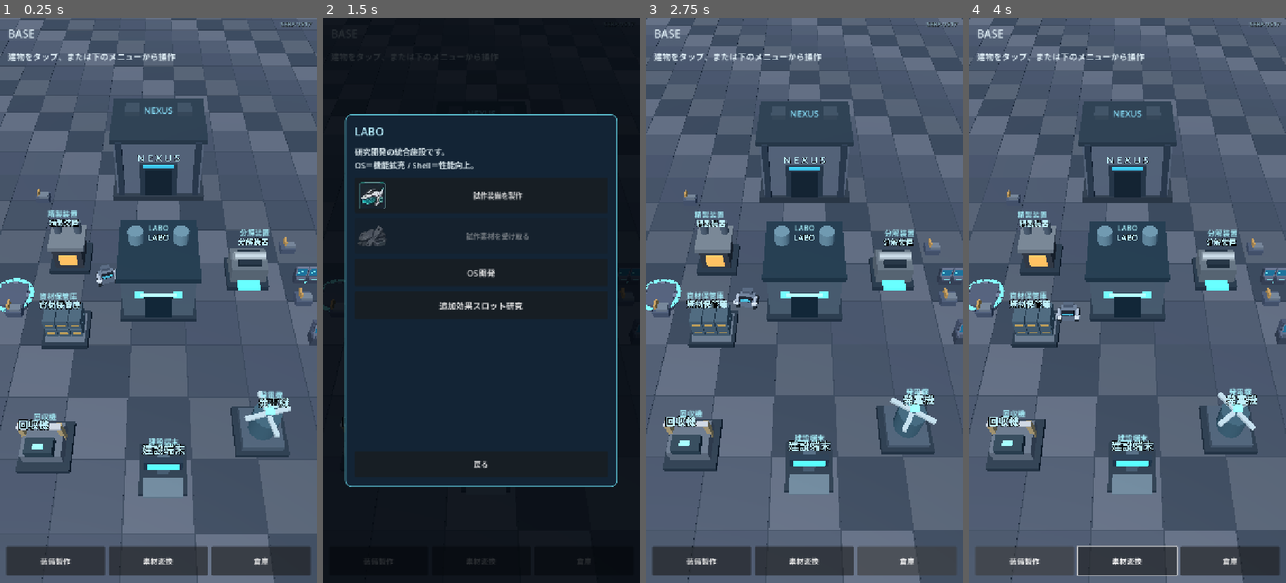
Above: before the commit, frames 1-4 (left to right).
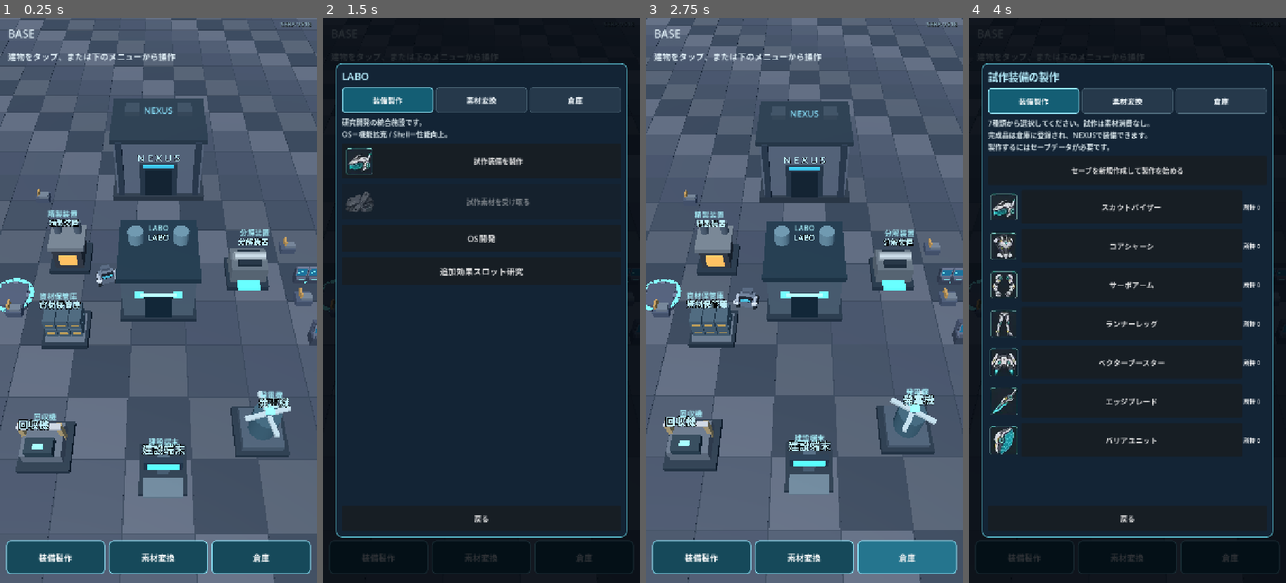
Above: after the commit, the same moments.

Repository: shejklgaia-png/-
Game: Godot game, scene res://scenes/base_exploration.tscn
Two runs of this game, one before a commit and one after it. Both use one fixed random seed, a clock stepped at 60 frames per second and the inputs below.
Inputs (mouse positions are in pixels of both pictures, inside the frame that each line leads up to):
- Up to frame 1 (0.25 s): no input
- Up to frame 2 (1.5 s): click "装備製作" at 0.5 s; click "素材変換" at 1.25 s
- Up to frame 3 (2.75 s): click "倉庫" at 2 s
- Up to frame 4 (4 s): tap Enter at 2.75 s; move the mouse to (1197, 272) at 2.77 s; hold Right (ui_right) 2.78-3.5 s; tap G at 2.85 s; click (1197, 272) at 2.92 s; tap Space at 3.02 s; click "装備製作" at 3.5 s

The runs differ from the first frame. In frame 1, 5.8% of the frame differs, in the area x 1-99%, y 0-99%; in frame 2, 16%; in frame 3, 5.8%; in frame 4, 97%, in the area x 0-100%, y 0-100%.

Commit message:
SERA v518: make facility actions and section navigation consistently visible (#445)
* test: define v518 portrait-visible facility navigation before implementation

* fix: v518 persistent visible LABO/material/warehouse navigation and accessible actions

Diff:
--- a/project.godot
+++ b/project.godot
@@ -14,7 +14,7 @@
 
 [application]
 
-config/name="SERA v517"
+config/name="SERA v518"
 quit_on_go_back=false
 run/main_scene="res://scenes/base_exploration.tscn"
 config/features=PackedStringArray("4.7", "GL Compatibility")
--- a/scripts/base_exploration.gd
+++ b/scripts/base_exploration.gd
@@ -394,6 +394,8 @@
     hud.mouse_filter = Control.MOUSE_FILTER_IGNORE
     layer.add_child(hud)
     hud.set_anchors_and_offsets_preset(Control.PRESET_FULL_RECT)
+    # CanvasLayer is not a Control: size explicitly from the real viewport.
+    hud.size = get_viewport().get_visible_rect().size
     hud_title = _label(hud, "BASE", 25)
     hint = _label(hud, "建物をタップ、または下のメニューから操作", 19)
     nexus_tag = _label(hud, "NEXUS", 20)
@@ -402,6 +404,7 @@
     quick_bar = HBoxContainer.new()
     quick_bar.name = "BaseQuickActions"
     quick_bar.add_theme_constant_override("separation", 8)
+    quick_bar.mouse_filter = Control.MOUSE_FILTER_STOP
     hud.add_child(quick_bar)
     for entry in [
         {"name": "QuickCraft", "title": "装備製作", "target": "craft"},
@@ -412,8 +415,19 @@
         button.name = str(entry["name"])
         button.text = str(entry["title"])
         button.size_flags_horizontal = Control.SIZE_EXPAND_FILL
-        button.custom_minimum_size.y = 64.0
-        button.add_theme_font_size_override("font_size", 17)
+        button.custom_minimum_size.y = 70.0
+        button.add_theme_font_size_override("font_size", 19)
+        button.add_theme_color_override("font_color", Color.WHITE)
+        var normal := StyleBoxFlat.new()
+        normal.bg_color = Color("#16495a")
+        normal.border_color = Color("#8eeaff")
+        normal.set_border_width_all(2)
+        normal.set_corner_radius_all(10)
+        button.add_theme_stylebox_override("normal", normal)
+        var hover: StyleBoxFlat = normal.duplicate()
+        hover.bg_color = Color("#25758e")
+        button.add_theme_stylebox_override("hover", hover)
+        button.add_theme_stylebox_override("pressed", hover)
         button.pressed.connect(_quick_open.bind(str(entry["target"])))
         quick_bar.add_child(button)
     stick_outer = _panel(hud, "MoveStickOuter")
@@ -434,8 +448,8 @@
     hint.position = Vector2(18, 72)
     hint.size = Vector2(view.x - 36, 38)
     hint.add_theme_font_size_override("font_size", 16 if view.x < 600.0 else 19)
-    quick_bar.position = Vector2(14.0, maxf(150.0, view.y - 83.0))
-    quick_bar.size = Vector2(maxf(220.0, view.x - 28.0), 66.0)
+    quick_bar.position = Vector2(14.0, maxf(150.0, view.y - 96.0))
+    quick_bar.size = Vector2(maxf(220.0, view.x - 28.0), 76.0)
     stick_outer.position = Vector2(view.x - 180, view.y - 194)
     stick_outer.size = Vector2(164, 164)
     stick_knob.size = Vector2(72, 72)
@@ -457,14 +471,8 @@
 func _quick_open(target: String) -> void:
     if scene_changing or facility_system == null:
         return
-    match target:
-        "craft":
-            facility_system.call("open_facility", "LABO")
-            facility_system.call("_show_prototype_catalog")
-        "materials":
-            facility_system.call("open_facility", "SMELTER")
-        "warehouse":
-            facility_system.call("open_facility", "STORAGE")
+    # A single entry point for both the base shortcuts and in-modal tabs.
+    facility_system.call("_switch_section", target)
 
 
 func _quick_bar_hit(point: Vector2) -> bool:
--- a/scripts/base_facility_system.gd
+++ b/scripts/base_facility_system.gd
@@ -28,6 +28,8 @@
 var modal_title: Label
 var modal_body: Label
 var modal_actions: VBoxContainer
+var actions_scroll: ScrollContainer
+var section_tabs: HBoxContainer
 var active_key: String = ""
 var selected_prototype: String = ""
 var prototype_notice: String = ""
@@ -282,10 +284,10 @@
     modal.add_child(shade)
     modal_panel = PanelContainer.new()
     modal_panel.name = "FacilitySheet"
-    modal_panel.anchor_left = 0.07
-    modal_panel.anchor_top = 0.17
-    modal_panel.anchor_right = 0.93
-    modal_panel.anchor_bottom = 0.83
+    modal_panel.anchor_left = 0.04
+    modal_panel.anchor_top = 0.08
+    modal_panel.anchor_right = 0.96
+    modal_panel.anchor_bottom = 0.92
     modal_panel.mouse_filter = Control.MOUSE_FILTER_STOP
     var style := StyleBoxFlat.new()
     style.bg_color = Color("#132435")
@@ -295,11 +297,13 @@
     modal_panel.add_theme_stylebox_override("panel", style)
     modal.add_child(modal_panel)
     var padding := MarginContainer.new()
+    padding.name = "FacilityPadding"
     for side in ["left", "right", "top", "bottom"]:
-        padding.add_theme_constant_override("margin_" + side, 20)
+        padding.add_theme_constant_override("margin_" + side, 12)
     modal_panel.add_child(padding)
     var body := VBoxContainer.new()
-    body.add_theme_constant_override("separation", 15)
+    body.name = "FacilityContent"
+    body.add_theme_constant_override("separation", 9)
     padding.add_child(body)
     var header_row := HBoxContainer.new()
     header_row.name = "FacilityHeaderRow"
@@ -307,17 +311,49 @@
     body.add_child(header_row)
     modal_title = Label.new()
     modal_title.size_flags_horizontal = Control.SIZE_EXPAND_FILL
-    modal_title.add_theme_font_size_override("font_size", 25)
+    modal_title.add_theme_font_size_override("font_size", 23)
     modal_title.add_theme_color_override("font_color", Color("#b8f0ff"))
     header_row.add_child(modal_title)
+    # Persistent, non-scrolling tabs remain accessible in every sub-page.
+    section_tabs = HBoxContainer.new()
+    section_tabs.name = "FacilitySectionTabs"
+    section_tabs.add_theme_constant_override("separation", 5)
+    body.add_child(section_tabs)
+    for entry in [
+        {"id": "TabCraft", "label": "装備製作", "target": "craft"},
+        {"id": "TabMaterials", "label": "素材変換", "target": "materials"},
+        {"id": "TabWarehouse", "label": "倉庫", "target": "warehouse"}
+    ]:
+        var button := Button.new()
+        button.name = str(entry["id"])
+        button.text = str(entry["label"])
+        button.toggle_mode = true
+        button.custom_minimum_size.y = 58.0
+        button.size_flags_horizontal = Control.SIZE_EXPAND_FILL
+        button.add_theme_font_size_override("font_size", 17)
+        button.add_theme_color_override("font_color", Color("#f4fbff"))
+        var inactive := StyleBoxFlat.new()
+        inactive.bg_color = Color("#26394b")
+        inactive.border_color = Color("#516d7d")
+        inactive.set_border_width_all(1)
+        inactive.set_corner_radius_all(7)
+        button.add_theme_stylebox_override("normal", inactive)
+        var active: StyleBoxFlat = inactive.duplicate()
+        active.bg_color = Color("#145e74")
+        active.border_color = Color("#99edff")
+        active.set_border_width_all(2)
+        button.add_theme_stylebox_override("pressed", active)
+        button.add_theme_stylebox_override("hover", active)
+        button.pressed.connect(_switch_section.bind(str(entry["target"])))
+        section_tabs.add_child(button)
     modal_body = Label.new()
     modal_body.autowrap_mode = TextServer.AUTOWRAP_WORD_SMART
-    modal_body.add_theme_font_size_override("font_size", 18)
+    modal_body.add_theme_font_size_override("font_size", 16)
     modal_body.add_theme_color_override("font_color", Color("#dce9ee"))
     body.add_child(modal_body)
     # Scrollable actions prevent menus with four material families from
     # overflowing a compact Android portrait viewport.
-    var actions_scroll := ScrollContainer.new()
+    actions_scroll = ScrollContainer.new()
     actions_scroll.name = "FacilityActionsScroll"
     actions_scroll.size_flags_vertical = Control.SIZE_EXPAND_FILL
     actions_scroll.horizontal_scroll_mode = ScrollContainer.SCROLL_MODE_DISABLED
@@ -362,9 +398,8 @@
 
 func _clear_actions() -> void:
     # New pages always start at the top, even if the previous one was scrolled.
-    var scroll: ScrollContainer = modal_actions.get_parent() as ScrollContainer
-    if scroll != null:
-        scroll.scroll_vertical = 0
+    if actions_scroll != null:
+        actions_scroll.scroll_vertical = 0
     for child in modal_actions.get_children():
         modal_actions.remove_child(child)
         child.queue_free()
@@ -376,6 +411,33 @@
     button.add_theme_font_size_override("font_size", 19)
     button.pressed.connect(_show_detail.bind(detail))
     modal_actions.add_child(button)
+
+func _switch_section(target: String) -> void:
+    match target:
+        "craft":
+            open_facility("LABO")
+            _show_prototype_catalog()
+        "materials":
+            open_facility("SMELTER")
+        "warehouse":
+            open_facility("STORAGE")
+
+
+func _sync_section_tabs() -> void:
+    if section_tabs == null:
+        return
+    var current: String = ""
+    match active_key:
+        "LABO":
+            current = "TabCraft"
+        "SMELTER", "RECYCLER":
+            current = "TabMaterials"
+        "STORAGE":
+            current = "TabWarehouse"
+    for child in section_tabs.get_children():
+        if child is Button:
+            (child as Button).button_pressed = child.name == current
+
 
 func open_facility(key: String) -> void:
     var spec: Dictionary = _spec_for(key)
@@ -431,6 +493,7 @@
         "BUILD_TERMINAL":
             modal_body.text = "建設端末\nフィールド上の設備や床・通路を管理します。"
             _add_action("拠点の発展", "施設を一棟に集約せず、資源・生産・発展設備をフィールド上に独立配置します。\n配置変更と建設コストは今後実装します。")
+    _sync_section_tabs()
 
 func _claim_trial_materials(return_to_catalog: bool = false) -> void:
     var granted: bool = SeraSave.claim_trial_materials()
@@ -489,7 +552,7 @@
     page = "inventory"
     _clear_actions()
     modal_title.text = "資材保管庫"
-    modal_body.text = "素材12種類と製作した装備を確認できます。"
+    modal_body.text = "素材12種類と製作した装備の一覧です。下にスクロールできます。"
     var inventory: Dictionary = SeraSave.get_material_inventory()
     for family in BaseMaterials.FAMILY_IDS:
         for tier in BaseMaterials.TIERS:
@@ -516,7 +579,7 @@
     _clear_actions()
     modal_title.text = "試作装備の製作"
     modal_body.text = (
-        "7種類から選択できます。試作は素材消費なし。"
+        "7種類から選択してください。試作は素材消費なし。"
         + "\n完成品は倉庫に登録され、NEXUSで装備できます。")
     if SeraSave.active_slot == 0:
         modal_body.text += "\n製作するにはセーブデータが必要です。"
@@ -606,9 +669,7 @@
     modal_body.text += "\n3D表示は現行のAモデルを使用します。"
     if not prototype_notice.is_empty():
         modal_body.text += "\n" + prototype_notice
-    _add_item_tile(IconAtlas.equipment_icon(selected_prototype),
-        str(spec["name"]),
-        "PrototypePreview_" + selected_prototype)
+    # The craft action is above the icon so it cannot be hidden below the fold.
     var make := Button.new()
     make.name = "CraftPrototype"
     make.text = "製作して倉庫に登録"
@@ -616,6 +677,9 @@
     make.disabled = SeraSave.active_slot == 0
     make.pressed.connect(_craft_selected_prototype)
     modal_actions.add_child(make)
+    _add_item_tile(IconAtlas.equipment_icon(selected_prototype),
+        str(spec["name"]),
+        "PrototypePreview_" + selected_prototype)
 
 func _show_conversion(direction: int) -> void:
     conversion_mode = direction
@@ -685,14 +749,12 @@
         "精製 " if conversion_mode == 1
         else "分解 ") + str(BaseMaterials.FAMILY_NAMES[conversion_family])
     var stock: Dictionary = SeraSave.get_material_inventory()
+    # Counts are displayed alongside each actual input/output icon below.
+    # Avoid a large repeated explanation pushing the action buttons off-screen.
     var lines: Array[String] = [
-        "同じ素材系統内でのみ変換できます。\n製作の必要素材は固定で、他ランクでは代替できません。",
-        "変換比率（暫定）：低2→中1→高（精製） / 上1→下2（分解）"
+        "素材のランクと所持数を確認して変換してください。",
+        "精製：低2→中1→高 / 分解：上1→下2（暫定）"
     ]
-    for tier in BaseMaterials.TIERS:
-        var material_id: String = conversion_family + "_" + str(tier)
-        lines.append(BaseMaterials.display_name(material_id) +
-            "： " + str(stock[material_id]) + "個")
     if SeraSave.active_slot == 0:
         lines.append("先にNEXUSでセーブスロットを作成・選択してください。")
     if not conversion_notice.is_empty():
--- /dev/null
+++ b/tools/v518_menu_visibility_runtime_check.gd
@@ -0,0 +1,91 @@
+extends SceneTree
+## Portrait UI visibility and section switching, not mere scene-level node existence.
+func _initialize() -> void:
+    call_deferred("_run")
+func _fail(msg: String) -> void:
+    push_error("SERA_V518_MENU_VISIBILITY_FAIL: " + msg)
+    quit(1)
+func _visible_button(button: Button, view: Rect2) -> bool:
+    if button == null or not button.is_visible_in_tree():
+        return false
+    var rect: Rect2 = button.get_global_rect()
+    return not button.disabled and rect.size.x >= 80.0 and (
+        rect.size.y >= 42.0 and view.has_point(rect.get_center()))
+func _run() -> void:
+    var packed: PackedScene = load("res://scenes/base_exploration.tscn")
+    var hub: Node3D = packed.instantiate()
+    root.add_child(hub)
+    await process_frame
+    await process_frame
+    var viewport: Rect2 = Rect2(Vector2.ZERO, hub.get_viewport().get_visible_rect().size)
+    var hud: Control = hub.get_node("BaseHUDLayer/BaseHUD") as Control
+    var quick: HBoxContainer = hud.get_node("BaseQuickActions") as HBoxContainer
+    var facilities: Node3D = hub.get_node("BaseFacilities") as Node3D
+    if hud.size.x < viewport.size.x - 1.0 or hud.size.y < viewport.size.y - 1.0:
+        _fail("HUD size is not tied to actual viewport")
+        return
+    for id in ["QuickCraft", "QuickMaterials", "QuickWarehouse"]:
+        var shortcut: Button = quick.get_node_or_null(id) as Button
+        if not _visible_button(shortcut, viewport):
+            _fail("base navigation is not visible/clickable: " + id)
+            return
+    (quick.get_node("QuickCraft") as Button).pressed.emit()
+    await process_frame
+    if str(facilities.get("page")) != "prototypes":
+        _fail("craft shortcut must open actual seven-item catalog")
+        return
+    var tabs: HBoxContainer = facilities.get("section_tabs") as HBoxContainer
+    if tabs == null or tabs.name != "FacilitySectionTabs":
+        _fail("persistent section navigation missing")
+        return
+    for id in ["TabCraft", "TabMaterials", "TabWarehouse"]:
+        var nav: Button = tabs.get_node_or_null(id) as Button
+        if not _visible_button(nav, viewport):
+            _fail("section tab hidden or too small: " + id)
+            return
+    var actions: VBoxContainer = facilities.get("modal_actions") as VBoxContainer
+    var first: Button = actions.get_node("PrototypeIcon_H01/Choose_H01") as Button
+    if not _visible_button(first, viewport):
+        _fail("first equipment item cannot be selected on screen")
+        return
+    first.pressed.emit()
+    await process_frame
+    var craft: Button = (facilities.get("modal_actions") as VBoxContainer).get_node("CraftPrototype") as Button
+    if not craft.is_visible_in_tree() or not viewport.has_point(craft.get_global_rect().get_center()):
+        _fail("craft action is outside visible portrait dialog")
+        return
+    (tabs.get_node("TabMaterials") as Button).pressed.emit()
+    await process_frame
+    if str(facilities.get("page")) != "families":
+        _fail("materials tab did not open material family choices")
+        return
+    var family: Button = (facilities.get("modal_actions") as VBoxContainer).get_node("FamilyChoice_scrap/Open_scrap") as Button
+    if not _visible_button(family, viewport):
+        _fail("first material family cannot be picked")
+        return
+    family.pressed.emit()
+    await process_frame
+    if str(facilities.get("page")) != "conversion":
+        _fail("material family did not open conversion actions")
+        return
+    var converter: Button = (facilities.get("modal_actions") as VBoxContainer).get_node_or_null("ConvertRank_0") as Button
+    if converter == null or not converter.is_visible_in_tree() or not viewport.has_point(converter.get_global_rect().get_center()):
+        _fail("first conversion action is not in initial view")
+        return
+    (tabs.get_node("TabWarehouse") as Button).pressed.emit()
+    await process_frame
+    if str(facilities.get("page")) != "inventory":
+        _fail("warehouse tab did not open inventory")
+        return
+    var first_material: TextureRect = (facilities.get("modal_actions") as VBoxContainer).get_node_or_null("MaterialIcon_scrap_low/Icon") as TextureRect
+    if first_material == null or first_material.texture == null or (
+            not first_material.is_visible_in_tree() or (
+            not viewport.has_point(first_material.get_global_rect().get_center()))):
+        _fail("first warehouse material icon not visible")
+        return
+    (tabs.get_node("TabCraft") as Button).pressed.emit()
+    if str(facilities.get("page")) != "prototypes":
+        _fail("catalog cannot be reopened from warehouse")
+        return
+    print("SERA_V518_MENU_VISIBILITY_RUNTIME_PASS")
+    quit(0)
Not shown, changed: tools/sera_ci_manifest.txt
